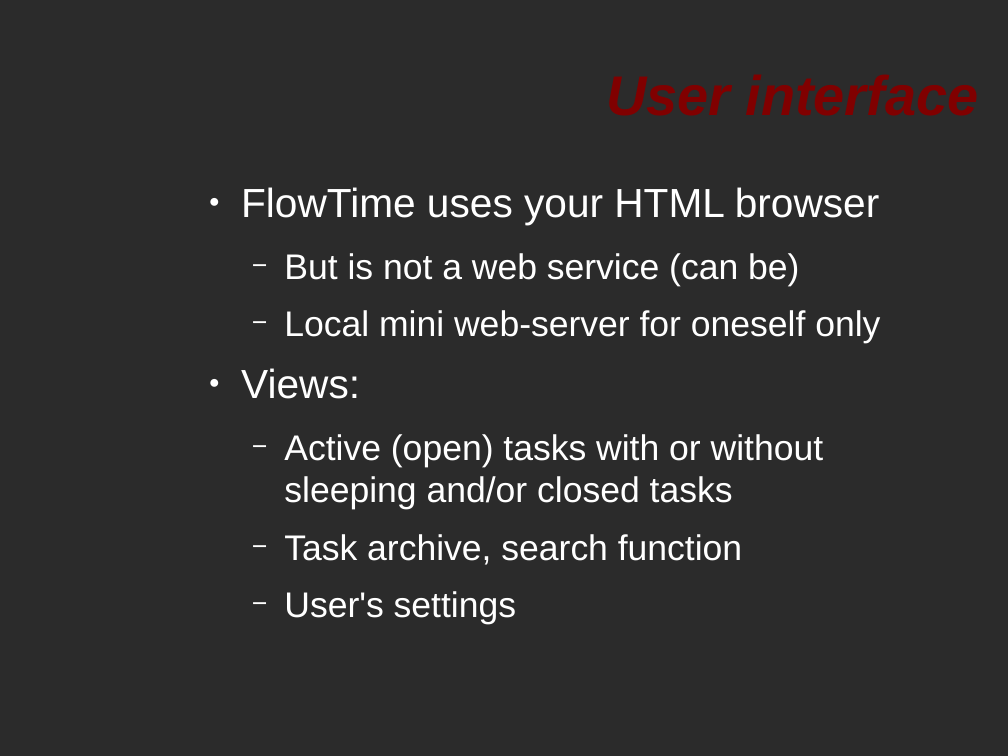
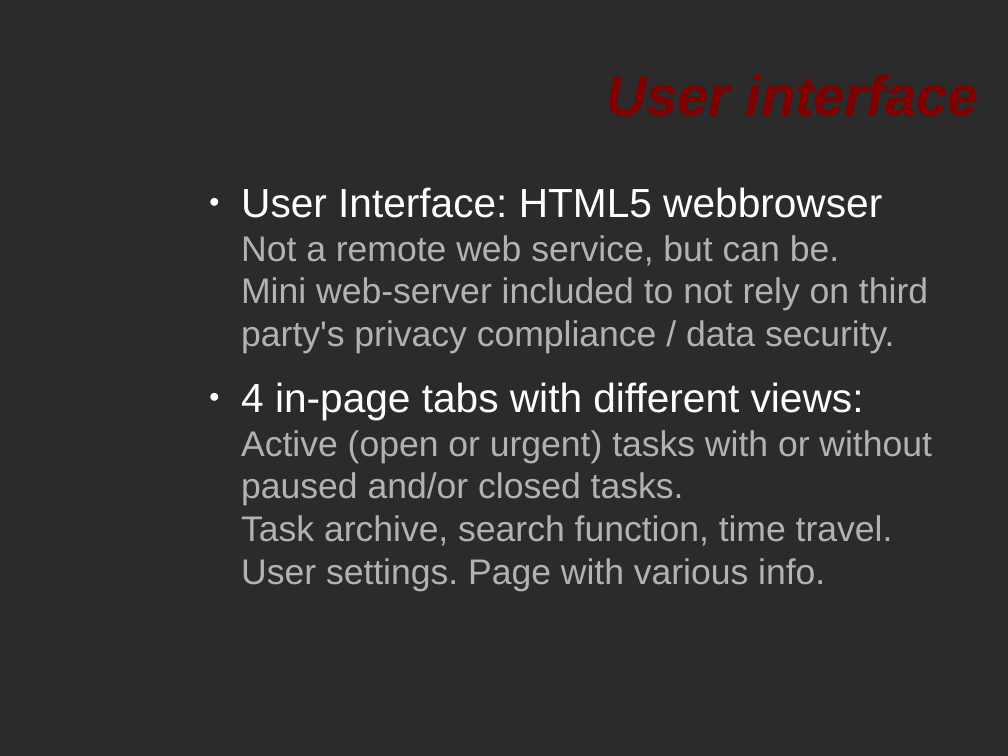
Before and after one commit to flowdy/FlowgencyTM, a slide deck: slide 8 of doc/intro.odp (slide 7 before the commit). Drawn at 1008x756 pixels with LibreOffice and Linux fonts; fonts in the diff are those of the drawing; background and template pictures are left out; a plain dark background stands for a picture behind light text. Boxes give left, top, right and bottom in pixels: in the first picture for what was removed or moved away, otherwise in the second. Text is boxed around its words. In the diff, an @@ line names an element or a change of style, - is before the commit and + after.

```diff
--- a/doc/intro.odp
+++ b/doc/intro.odp
@@ text at (x1=241, y1=187, x2=931, y2=591): text changed; text colour #FFFFFF to #B2B2B2 @@
-● FlowTime uses your HTML browser
-  − But is not a web service (can be)
-  − Local mini web-server for oneself only
-● Views:
-  − Active (open) tasks with or without
-    sleeping and/or closed tasks
-  − Task archive, search function
-  − User's settings
+● User Interface: HTML5 webbrowser
+  Not a remote web service, but can be.
+  Mini web-server included to not rely on third party's privacy compliance / data security.
+● 4 in-page tabs with different views:
+  Active (open or urgent) tasks with or without
+  paused and/or closed tasks.
+  Task archive, search function, time travel.
+  User settings. Page with various info.
```
Also in this commit, not shown: 5 other slides changed, 3 slides added, 1 slide removed.
